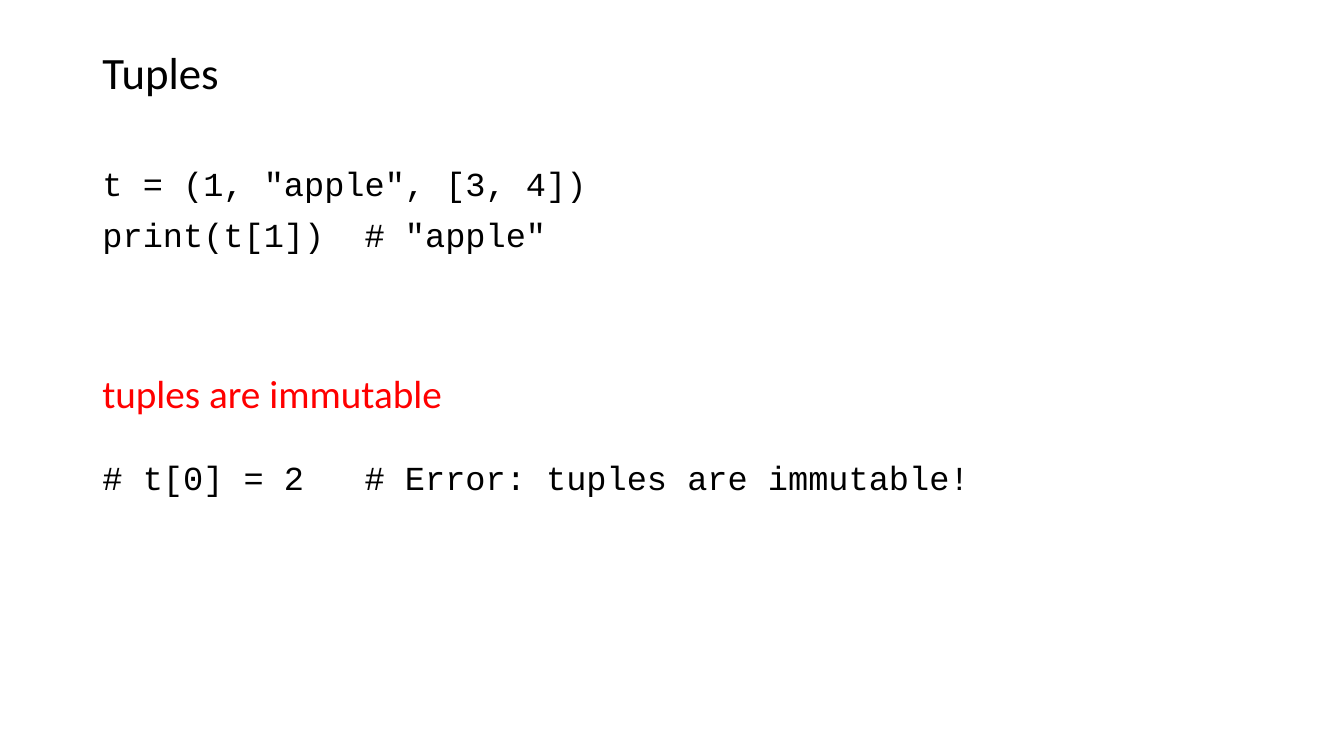
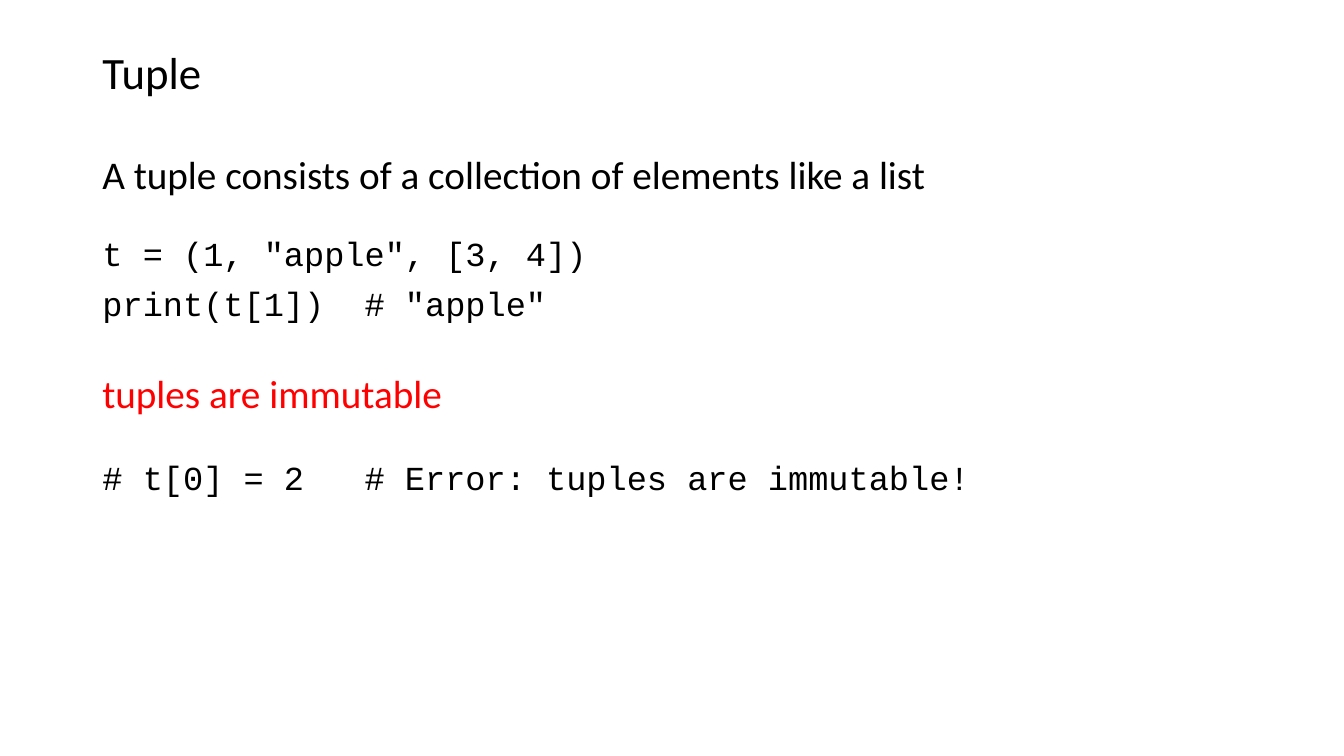
Before and after one commit to liu3zhenlab/teaching, a slide deck: slide 9 of PLPTH813Bioinformatis/2025/1_lecture/lecture16_Python.pptx (slide 6 before the commit). Drawn at 1344x756 pixels with LibreOffice and Linux fonts; fonts in the diff are those of the drawing. Boxes give left, top, right and bottom in pixels: in the first picture for what was removed or moved away, otherwise in the second. Text is boxed around its words. In the diff, an @@ line names an element or a change of style, - is before the commit and + after.

```diff
--- a/PLPTH813Bioinformatis/2025/1_lecture/lecture16_Python.pptx
+++ b/PLPTH813Bioinformatis/2025/1_lecture/lecture16_Python.pptx
@@ title at (102, 58, 201, 97): text changed @@
-Tuples
+Tuple
@@ text added at (102, 161, 925, 196), 28 pt, text #000000 @@
+A tuple consists of a collection of elements like a list
@@ text "t = (1, "apple", [3, ...": place and size @@
-text "t = (1, "apple", [3, ..." at (102, 172, 587, 254)
+text "t = (1, "apple", [3, ..." at (102, 242, 587, 323)
```
Also in this commit, not shown: 13 other slides changed, 1 slide added.
